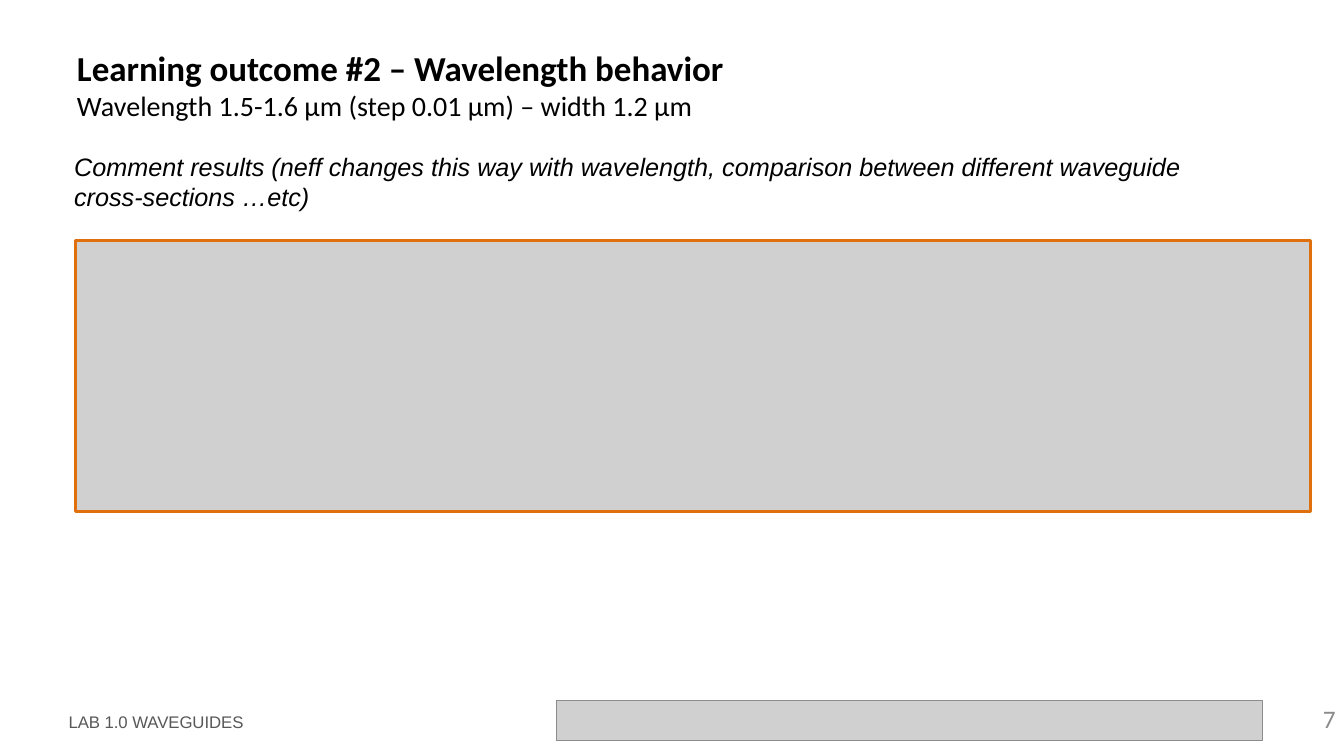
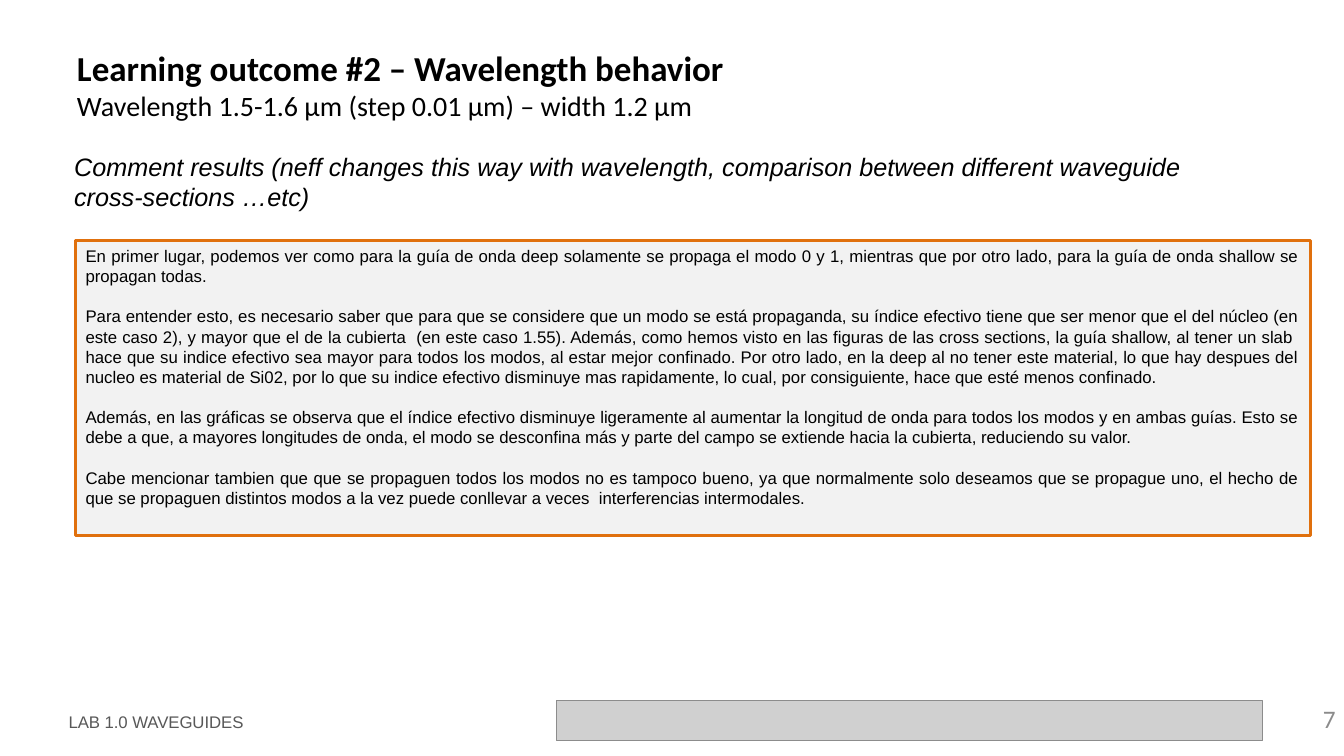
Before and after one commit to cccanvas-upv/cifoin-lab1, a slide deck: slide 7 of LabBook_10.pptx. Drawn at 1344x756 pixels with LibreOffice and Linux fonts; fonts in the diff are those of the drawing; grey boxes stand for pictures; background and template pictures are left out. Boxes give left, top, right and bottom in pixels: in the first picture for what was removed or moved away, otherwise in the second. Text is boxed around its words. In the diff, an @@ line names an element or a change of style, - is before the commit and + after.

```diff
--- a/LabBook_10.pptx
+++ b/LabBook_10.pptx
@@ picture removed at (76, 241, 1311, 512) @@
@@ rectangle added at (76, 241, 1311, 536), fill #F2F2F2, outline #E0700D 2.25 pt, 12 pt, text #000000 @@
+En primer lugar, podemos ver como para la guía de onda deep solamente se propaga el modo 0 y 1, mientras que por otro lado, para la guía de onda shallow se propagan todas.
+Para entender esto, es necesario saber que para que se considere que un modo se está propaganda, su índice efectivo tiene que ser menor que el del núcleo (en este caso 2), y mayor que el de la cubierta (en este caso 1.55). Además, como hemos visto en las figuras de las cross sections, la guía shallow, al tener un slab hace que su indice efectivo sea mayor para todos los modos, al estar mejor confinado. Por otro lado, en la deep al no tener este material, lo que hay despues del nucleo es material de Si02, por lo que su indice efectivo disminuye mas rapidamente, lo cual, por consiguiente, hace que esté menos confinado.
+Además, en las gráficas se observa que el índice efectivo disminuye ligeramente al aumentar la longitud de onda para todos los modos y en ambas guías. Esto se debe a que, a mayores longitudes de onda, el modo se desconfina más y parte del campo se extiende hacia la cubierta, reduciendo su valor.
+Cabe mencionar tambien que que se propaguen todos los modos no es tampoco bueno, ya que normalmente solo deseamos que se propague uno, el hecho de que se propaguen distintos modos a la vez puede conllevar a veces interferencias intermodales.
```
Also in this commit, not shown: 3 other slides changed, 5 slides added, 1 other file.
